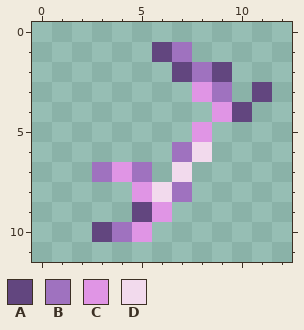
File history of a pixel-art sprite, Items/Materials/GalactiteOre_Glow.png. Above is the file before it was changed.
The file is 26x24 pixels, drawn in blocks of 2x2; one block is one cell here.
Palette (. is transparent): A #62467f  B #9f72bf  C #e095e5  D #f2daed
Pixels before, first column x 3:
 1 ...AB....
 2 ....ABA..
 3 .....CB.A
 4 ......CA.
 5 .....C...
 6 ....BD...
 7 BCB.D....
 8 ..CDB....
 9 ..AC.....
10 ABC......
After:
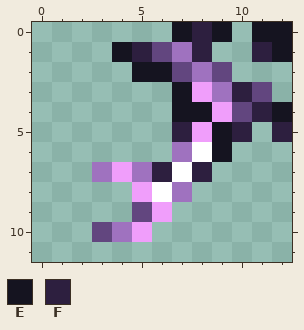
Colours new in this view: E #151420  F #2d1f3f
The exact change:
Colour C changes from #e095e5 to #f09efb.
Colour D changes from #f2daed to #ffffff.
There is now colour E in row 0 at x 7, 9 and 11 to 12; in row 1 at x 4 and 12; in row 2 at x 5 to 6; in row 3 at x 7; in row 4 at x 7 to 8 and 12; in rows 5 to 6 at x 9.
There is now colour F in row 0 at x 8; in row 1 at x 5, 8 and 11; in row 3 at x 10; in row 4 at x 11; in row 5 at x 7, 10 and 12; in row 7 at x 6 and 8.
Changed places in both pictures, as pixel boxes (x1, y1, x2, y2):
changed: (112, 22, 292, 242)
